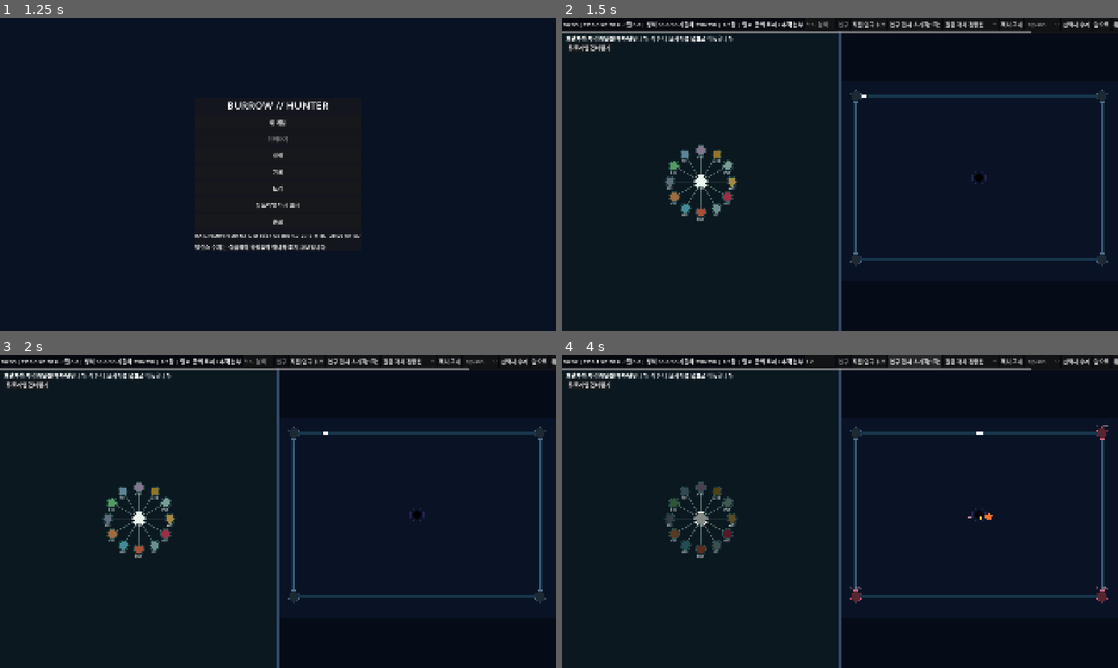
Above: before the commit, frames 1-4 (two rows, left to right).
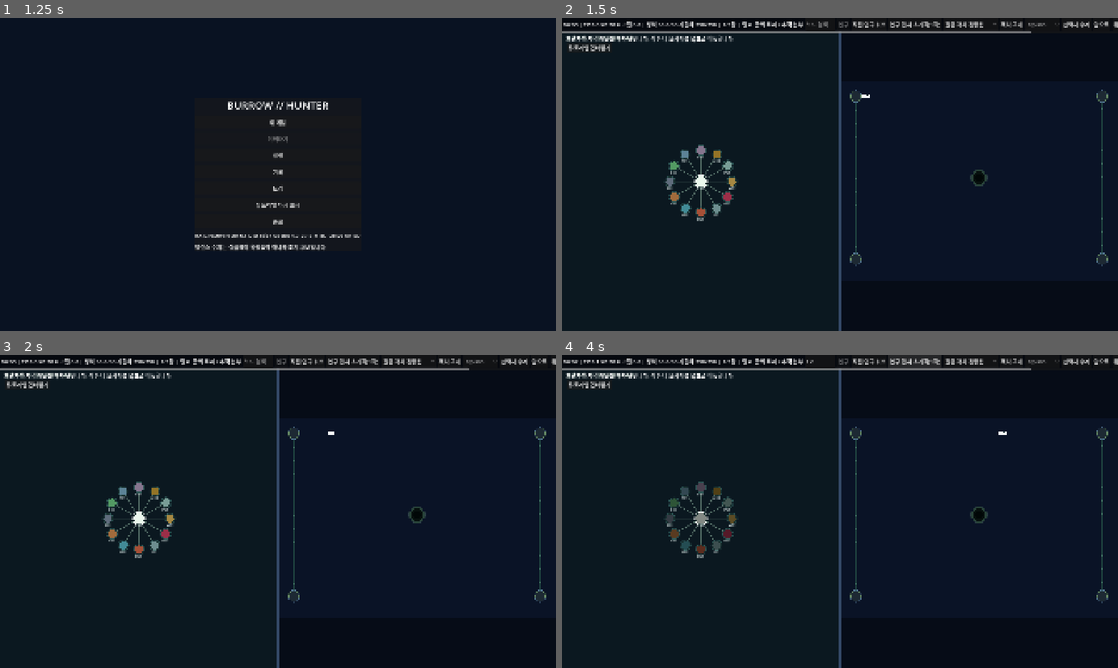
Above: after the commit, the same moments.

Repository: xcliming-svg/w52
Game: Godot game, scene res://main.tscn
Two runs of this game, one before a commit and one after it. Both use one fixed random seed, a clock stepped at 60 frames per second and the inputs below.
Inputs (mouse positions are in pixels of both pictures, inside the frame that each line leads up to):
- Up to frame 1 (1.25 s): click "시작" at 0.5 s
- Up to frame 2 (1.5 s): click "새 게임" at 1.25 s
- Up to frame 3 (2 s): no input
- Up to frame 4 (4 s): click (817, 361) at 2.02 s; type "12" at 2.1 s; click "직전 연구 취소" at 2.75 s; click "연구 전체 초기화(1회)" at 3.5 s

Frame 1 is identical in both runs. In frame 2, 1.5% of the frame differs, in the area x 51-99%, y 23-78%; in frame 3, 1.5%; in frame 4, 1.8%, in the area x 51-99%, y 22-80%.

Commit message:
feat(tree): gradual 10-hour enemy waves and insect-vs-hunter visual concept

Diff:
--- a/tree/src/scripts/balance_config.gd
+++ b/tree/src/scripts/balance_config.gd
@@ -9,7 +9,7 @@
 const PERIMETER: float = 3900.0
 const RAIL_SPACING: float = 28.0
 const MAX_TRAIN: int = 50
-const START_SPEED: float = 220.0
+const START_SPEED: float = 260.0
 const HULL_MAX: float = 250.0
 const BARRIER_MAX: float = 30.0
 const START_TP: float = 0.0
@@ -21,9 +21,9 @@
 const XP_MULTIPLIER_CAP: float = 1.28
 const SCRAP_MULTIPLIER_CAP: float = 1.30
 const TP_MULTIPLIER_CAP: float = 1.24
-const SPAWNS_PER_SEC: float = 0.85 * 1.02
-const ENEMY_BASE_HP: float = 18.0 * 1.02
-const ENEMY_SPEED: float = 38.04
+const SPAWNS_PER_SEC: float = 0.14
+const ENEMY_BASE_HP: float = 12.0
+const ENEMY_SPEED: float = 13.0
 const TREE_BRANCHES: int = 12
 const TREE_NODES: int = 121
 const WAGON_VARIANTS: int = 36
--- a/tree/src/scripts/battlefield.gd
+++ b/tree/src/scripts/battlefield.gd
@@ -8,7 +8,7 @@
 
 func _ready() -> void:
 	mouse_filter = Control.MOUSE_FILTER_PASS
-	default_font = ThemeDB.fallback_font
+	default_font = RFontRegistry.bundled_font()
 
 func _notification(what: int) -> void:
 	if what == NOTIFICATION_RESIZED:
@@ -42,13 +42,17 @@
 		var pos: Vector2 = e.pos
 		var radius: float = maxf(6.0,float(e.size)*0.48)
 		var color := RAccessibility.translate_color(Color(str(e.color)),int(session.options.get("color_mode",0)),bool(session.options.get("high_contrast",false)))
+		color.a *= float(e.get("opacity",1.0))
 		if float(e.phase_time)>0.0:
-			color.a = 0.35
+			color.a *= 0.35
 		match str(e.shape):
 			"circle": draw_circle(pos,radius,color)
 			"square": draw_rect(Rect2(pos-Vector2.ONE*radius,Vector2.ONE*radius*2.0),color)
 			"diamond": draw_colored_polygon(PackedVector2Array([pos+Vector2(0,-radius),pos+Vector2(radius,0),pos+Vector2(0,radius),pos+Vector2(-radius,0)]),color)
 			_: draw_colored_polygon(_polygon(pos,radius,_sides(str(e.shape))),color)
+		var feeler: Vector2 = Vector2(radius*0.65,-radius*0.95)
+		draw_line(pos,pos+feeler,color,1.5,true)
+		draw_line(pos,pos+Vector2(-feeler.x,feeler.y),color,1.5,true)
 		RVfxStatus.paint(self,e)
 	for hostile in session.field.hostile_projectiles:
 		var pos: Vector2 = hostile.pos
@@ -63,8 +67,15 @@
 		if float(car.hp)<=0:
 			col = Color("#4e5360")
 		draw_set_transform(offset_world + pos*world_scale,facing,Vector2.ONE*world_scale)
-		draw_rect(Rect2(-size_car*0.5,size_car),col)
-		draw_rect(Rect2(-size_car*0.5,size_car),Color("#14202b"),false,1.2)
+		if slot==0:
+			# Capsule hunter: rectangular center and two round end caps.
+			draw_rect(Rect2(Vector2(-9.0,-10.0),Vector2(18.0,20.0)),col)
+			draw_circle(Vector2(-9,0),10.0,col)
+			draw_circle(Vector2(9,0),10.0,col)
+			draw_circle(Vector2(8,-3),2.5,Color("#102729"))
+		else:
+			draw_circle(Vector2.ZERO,10.0,col)
+			draw_arc(Vector2.ZERO,10.0,0.0,TAU,24,Color("#14202b"),1.2,true)
 		draw_set_transform(offset_world,0.0,Vector2.ONE*world_scale)
 	RVfxProjectiles.paint(self,session.weapons.projectiles)
 	session.visuals.draw(self)
--- a/tree/src/scripts/enemy_factory.gd
+++ b/tree/src/scripts/enemy_factory.gd
@@ -6,9 +6,10 @@
 	var hp: float = RSpawnScaling.max_health(elapsed,float(spec.get("hpMultiplier",1.0)))
 	var enemy: Dictionary = {
 		"uid":id, "kind":str(spec.id), "ai":str(spec.ai), "shape":str(spec.shape),
-		"color":str(spec.color), "size":float(spec.get("sizePx",14.0)),
+		"color":str(spec.color), "size":float(spec.get("sizePx",14.0))*RSpawnScaling.size_scale(elapsed),
+		"opacity":RSpawnScaling.opacity(elapsed),
 		"pos":where, "target":corner, "hp":hp, "max_hp":hp,
-		"speed":RBalance.ENEMY_SPEED*float(spec.get("speedMultiplier",1.0)),
+		"speed":RSpawnScaling.base_speed(elapsed)*float(spec.get("speedMultiplier",1.0)),
 		"state":"alive", "shield":0.0, "armor":0.0,
 		"slow":0.0, "slow_time":0.0, "frozen_time":0.0,
 		"burn":[], "phase":0.0, "phase_time":0.0, "elapsed":0.0,
--- a/tree/src/scripts/enemy_system.gd
+++ b/tree/src/scripts/enemy_system.gd
@@ -68,7 +68,7 @@
 	spawn_credit = RSpawnDirector.accrue(spawn_credit,elapsed,delta,rng)
 	var count := 0
 	while spawn_credit >= 1.0 and count < RSpawnDirector.spawn_limit_per_tick():
-		var index: int = RSpawnDirector.regular_template_index(rng,templates.size())
+		var index: int = RSpawnDirector.regular_template_index(rng,templates.size(),elapsed)
 		spawn(templates[index], rng)
 		spawn_credit -= 1.0
 		count += 1
@@ -78,13 +78,15 @@
 		last_boss_minute = minute_int
 		pending_boss = 15.0
 		pending_boss_minute = minute_int
-		enemy_warning.emit("15초 후 정예·보스 등장", RBalance.CENTER)
+		enemy_warning.emit("15초 후 굴 사냥꾼 정예 출현", RBalance.CENTER)
 	if pending_boss >= 0.0:
 		pending_boss -= delta
 		if pending_boss < 0.0:
-			spawn(templates[13], rng)
-			for j in 3:
-				spawn(templates[12], rng)
+			spawn(templates[12],rng)
+			if elapsed >= 120.0*60.0:
+				spawn(templates[13],rng)
+			if elapsed >= 300.0*60.0:
+				spawn(templates[12],rng)
 
 func step(delta: float, train: RTrain, tree: RTreeRules, rng: RGameRng) -> void:
 	elapsed += delta
--- a/tree/src/scripts/portal_renderer.gd
+++ b/tree/src/scripts/portal_renderer.gd
@@ -2,12 +2,11 @@
 extends RefCounted
 
 static func paint(canvas: CanvasItem, animation_time: float) -> void:
-	var center: Vector2=RBalance.CENTER
-	canvas.draw_colored_polygon(PackedVector2Array([
-		center+Vector2(0.0,-24.0),center+Vector2(24.0,0.0),
-		center+Vector2(0.0,24.0),center+Vector2(-24.0,0.0)
-	]),Color("#000000"))
-	var alpha: float=0.25+sin(animation_time*3.2)*0.08
-	var tint: Color=Color("#8c5df1")
-	tint.a=alpha
-	canvas.draw_arc(center,33.0,0.0,TAU,32,tint,2.4,true)
+	var center: Vector2 = RBalance.CENTER
+	canvas.draw_circle(center,37.0,Color("#284339"))
+	canvas.draw_circle(center,30.0,Color("#07100e"))
+	canvas.draw_circle(center,19.0,Color("#010707"))
+	var alpha: float = 0.3+sin(animation_time*1.1)*0.07
+	var tint: Color = Color("#6d9681")
+	tint.a = alpha
+	canvas.draw_arc(center,40.0,0.0,TAU,48,tint,3.0,true)
--- a/tree/src/scripts/rail_renderer.gd
+++ b/tree/src/scripts/rail_renderer.gd
@@ -1,13 +1,17 @@
 class_name RRailRenderer
 extends RefCounted
 
+# Collision remains on the original perimeter; this looks like a patrol route.
 static func paint(canvas: CanvasItem) -> void:
-	var path: PackedVector2Array=PackedVector2Array([
+	var path: PackedVector2Array = PackedVector2Array([
 		RBalance.CORNERS[0],RBalance.CORNERS[1],
 		RBalance.CORNERS[2],RBalance.CORNERS[3],RBalance.CORNERS[0]
 	])
-	canvas.draw_polyline(path,Color("#17364b"),15.0,true)
-	canvas.draw_polyline(path,Color("#456b8b"),4.0,true)
-	for arc in [0.0,1175.0,1950.0,3125.0]:
-		var place: Vector2=RRailPath.point(arc)
-		canvas.draw_circle(place,6.0,Color("#a0d7e3"))
+	canvas.draw_polyline(path,Color("#204540"),3.0,true)
+	for arc in range(0,3900,65):
+		var place: Vector2 = RRailPath.point(float(arc))
+		canvas.draw_circle(place,2.5,Color("#447a67"))
+	for corner in RBalance.CORNERS:
+		canvas.draw_circle(corner,26.0,Color("#293e36"))
+		canvas.draw_circle(corner,20.0,Color("#050b0c"))
+		canvas.draw_arc(corner,24.0,0.0,TAU,32,Color("#668a65"),2.0,true)
--- a/tree/src/scripts/spawn_director.gd
+++ b/tree/src/scripts/spawn_director.gd
@@ -3,17 +3,20 @@
 
 static func accrue(credit: float, elapsed: float, delta: float, rng: RGameRng) -> float:
 	var raw: float = RDifficultyDirector.spawn_rate(elapsed)
-	return minf(50.0,credit+raw*delta*rng.range_game(0.86,1.14))
+	return minf(50.0,credit+raw*delta*rng.range_game(0.92,1.08))
 
-static func regular_template_index(rng: RGameRng, total: int) -> int:
-	return rng.index_game(maxi(1,total-2))
+static func regular_template_index(rng: RGameRng, total: int, elapsed: float=0.0) -> int:
+	# One newly available family every 50 minutes, retaining older families.
+	var unlocked: int = mini(maxi(0,total-3),int(RSpawnScaling.minute(elapsed)/50.0))
+	var roll: float = rng.range_game(0.0,1.0)
+	return mini(unlocked,int(pow(roll,0.65)*float(unlocked+1)))
 
 static func spawn_limit_per_tick() -> int:
-	return 12
+	return 4
 
 static func warn_minute(elapsed: float) -> int:
 	var candidate: int = int((elapsed+15.0)/60.0)
-	return candidate if candidate>0 and candidate%5==0 else 0
+	return candidate if candidate>=60 and candidate%60==0 else 0
 
 static func due(now: int, last: int) -> bool:
 	return now>0 and now!=last
--- a/tree/src/scripts/spawn_scaling.gd
+++ b/tree/src/scripts/spawn_scaling.gd
@@ -1,16 +1,29 @@
 class_name RSpawnScaling
 extends RefCounted
+
+# 10-hour design horizon; candidates require real playtesting before release.
+const HORIZON_SECONDS: float = 36000.0
+
+static func progress(elapsed: float) -> float:
+	return clampf(maxf(0.0,elapsed)/HORIZON_SECONDS,0.0,1.0)
 
 static func minute(elapsed: float) -> float:
 	return maxf(0.0,elapsed)/60.0
 
 static func spawn_rate(elapsed: float) -> float:
-	return RBalance.SPAWNS_PER_SEC*pow(1.0+minute(elapsed)/12.0,1.255)
+	return RBalance.SPAWNS_PER_SEC + 1.25*pow(progress(elapsed),1.4)
 
 static func max_health(elapsed: float, base_multiplier: float) -> float:
-	var minutes: float = minute(elapsed)
-	var late: float = 1.14 if minutes >= 30.0 else 1.0
-	return RBalance.ENEMY_BASE_HP*pow(1.0+minutes/20.0,1.71)*late*maxf(0.1,base_multiplier)
+	return RBalance.ENEMY_BASE_HP*(1.0+18.0*pow(progress(elapsed),1.35))*maxf(0.1,base_multiplier)
+
+static func base_speed(elapsed: float) -> float:
+	return RBalance.ENEMY_SPEED + 26.0*pow(progress(elapsed),1.2)
+
+static func size_scale(elapsed: float) -> float:
+	return 0.78+0.70*progress(elapsed)
+
+static func opacity(elapsed: float) -> float:
+	return 0.38+0.62*progress(elapsed)
 
 static func wave_multiplier(elapsed: float) -> float:
-	return 1.35 if fmod(elapsed,300.0)<20.0 else 1.0
+	return 1.0+0.18*progress(elapsed) if fmod(elapsed,300.0)<20.0 else 1.0
